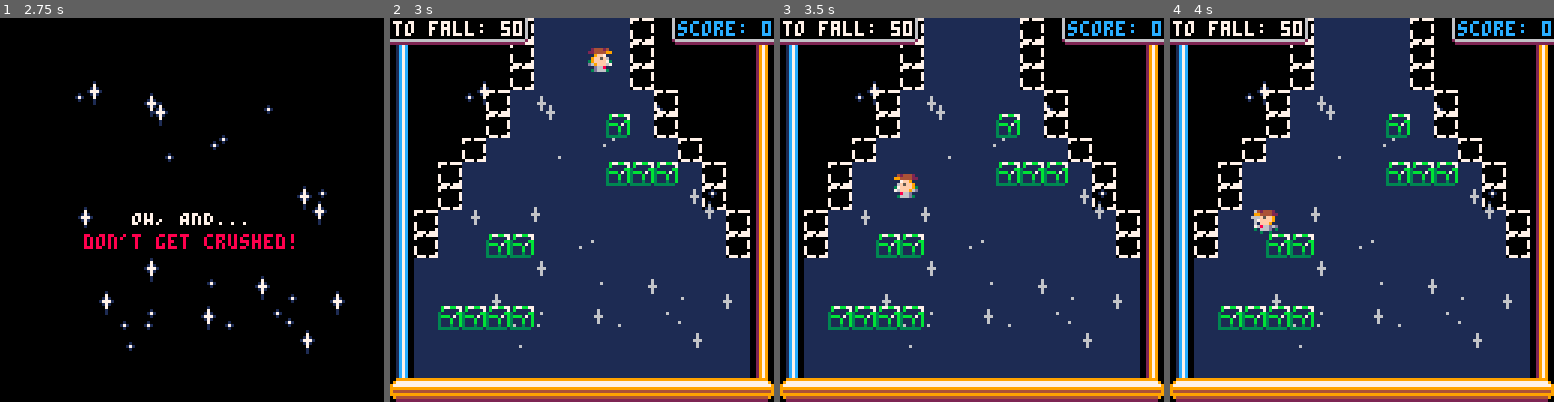
Above: before the commit, frames 1-4 (left to right).
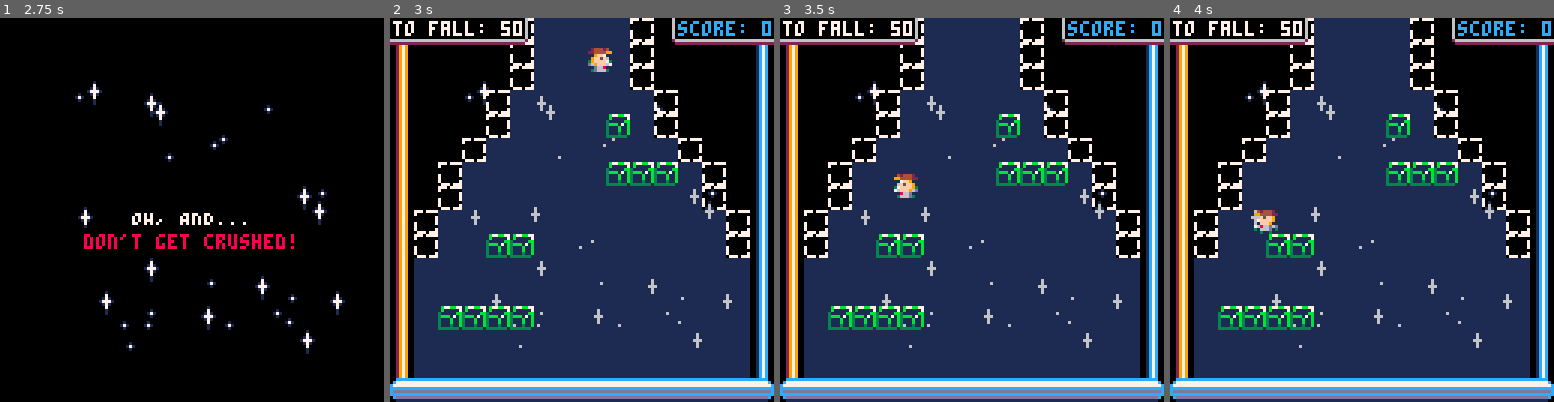
Above: after the commit, the same moments.

Repository: charlie-wt/timefall
Game: PICO-8 cartridge game.p8
Two runs of this game, one before a commit and one after it. Both use one fixed random seed, a clock stepped at 60 frames per second and the inputs below.
Inputs:
- Up to frame 1 (2.75 s): tap X (X key) at 0.33, 1.07, 1.85 s; tap O (Z key) at 0.7, 1.7, 2.1, 2.5 s; hold Right 1.6-2.1 s; hold Up 2.15-2.42 s; hold Right from 2.47 s (still down)
- Up to frame 2 (3 s): keep holding Right; tap O (Z key) at 2.9 s; tap X (X key) at 2.97 s
- Up to frame 3 (3.5 s): release Right at 3.03 s; hold Left from 3.08 s (still down); tap O (Z key) at 3.3 s
- Up to frame 4 (4 s): release Left at 3.58 s; tap O (Z key) at 3.7 s

Frame 1 is identical in both runs. In frame 2, 8.7% of the frame differs, in the area x 0-100%, y 7-100%; in frame 3, 8.7%; in frame 4, 8.7%.

Commit message:
fully modularise initialising, updating & drawing all scenes

Diff:
--- a/game.p8
+++ b/game.p8
@@ -12,11 +12,32 @@
 
 autobg = false
 state = {
-	-- possible values: title, intro, gameplay, flipping, lose
 	scene = "intro",
 	score_before_current_flip = 0,
 	num_stars = 30,
 	stars = {},
+
+	-- (if scene doesn't have function, silently skip)
+	try_call_on_scene = function(self, scene_name, fn_name, ...)
+		local sc = self[scene_name]
+		assert(sc ~= nil, "no such scene "..scene_name)
+		if sc[fn_name] ~= nil then
+			sc[fn_name](sc, ...)
+		else
+			printh(scene_name.." has no handler "..fn_name)
+		end
+	end,
+
+	try_call_on_current_scene = function(self, fn_name, ...)
+		return self:try_call_on_scene(self.scene, fn_name, ...)
+	end,
+
+	-- varargs are forwarded to `state[new_scene_name]:init`
+	switch_to_scene = function(self, new_scene_name, ...)
+		self:try_call_on_scene(new_scene_name, "init", ...)
+		self.scene = new_scene_name
+	end,
+
 	intro = {
 		total_stages = 8,
 		next_page_timeout = 1,
@@ -49,8 +70,7 @@
 				self.holding = true
 				self.sequence_idx += 1
 				if self.sequence_idx > self.total_stages then
-					state.scene = "gameplay"
-					state.gameplay:init()
+					state:switch_to_scene("gameplay", true)
 					return
 				end
 				self.t_started_this_page = now
@@ -136,6 +156,58 @@
 			else
 				return {x=16, y=16}
 			end
+		end,
+
+		update = function(self)
+			player:update()
+
+			-- check if we need to flip, while trying to avoid immediately flipping
+			-- after starting a new iteration
+			if player.pos.y < 0 then
+				if self.has_entered_field then
+					flip_hourglass()
+					return
+				end
+			elseif not self.has_entered_field then
+				self.has_entered_field = true
+			end
+
+			sand:update()
+
+			-- check for if the player has lost due to running out of sand
+			local now = time()
+			if sand:pieces_remaining() <= 0 and self.t_ran_out_of_sand == nil then
+				self.t_ran_out_of_sand = now
+			end
+			if self.t_ran_out_of_sand ~= nil and
+			   now - self.t_ran_out_of_sand > self.ran_out_of_sand_timeout_seconds then
+				lose("ran out of sand!")
+			end
+		end,
+
+		draw = function(self)
+			cls(0)
+			draw_stars()
+
+			-- map
+			local map_location = self:cam_pos_tiles()
+			map(map_location.x, map_location.y, 0, 0, 128, 128)
+
+			draw_stars_foreground()
+
+			platforms:draw()
+			sand:draw_sand()
+			player:draw()
+
+			-- ui text
+			local left_len = sand:draw_pieces_remaining(0, 9999)
+			draw_ui_box({x=0, y=0}, left_len + 1, 7)
+			sand:draw_pieces_remaining(1, 1)
+
+			local score_txt = "score: "..total_score()
+			local score_len = lnpx(score_txt)
+			draw_ui_box({x=128 - score_len - 1, y=0}, score_len + 1, 7)
+			print(score_txt, 128 - score_len, 1, 12)
 		end
 	},
 	flipping = {
@@ -157,6 +229,23 @@
 			else
 				return 1-res
 			end
+		end,
+
+		update = function(self)
+			if self:progress() < 0 or self:progress() > 1 then
+				state:switch_to_scene("gameplay", not self.bottom_to_top)
+			end
+		end,
+
+		draw = function(self)
+			cls(0)
+			draw_stars()
+			local y_off = -(1 - cos(self:progress()/2))/2
+			local y_off_total_amt = 128
+			camera(-64, -64 - y_off_total_amt*y_off)
+			draw_hourglass_top()
+			draw_hourglass_bottom()
+			camera(0, 0)
 		end
 	},
 	lose = {
@@ -299,8 +388,7 @@
 
 function _init()
 	initialise_stars()
-	state.scene = "intro"
-	state.intro:init()
+	state:switch_to_scene("intro")
 end
 
 function total_score()
@@ -310,48 +398,15 @@
 function flip_hourglass()
 	state.score_before_current_flip += sand.pieces_spawned
 
-	state.flipping:init(state.gameplay.bottom_is_bottom)
-	state.scene = "flipping"
+	state:switch_to_scene("flipping", state.gameplay.bottom_is_bottom)
 end
 
 function lose(reason)
-	state.scene = "lose"
-	state.lose:init(reason)
+	state:switch_to_scene("lose", reason)
 end
 
 function _update()
-	if state.scene == "intro" then
-		state.intro:update()
-	elseif state.scene == "gameplay" then
-		player:update()
-
-		if player.pos.y < 0 then
-			if state.gameplay.has_entered_field then
-				flip_hourglass()
-				return
-			end
-		elseif not state.gameplay.has_entered_field then
-			state.gameplay.has_entered_field = true
-		end
-
-		sand:update()
-
-		local now = time()
-		if sand:pieces_remaining() <= 0 and state.gameplay.t_ran_out_of_sand == nil then
-			state.gameplay.t_ran_out_of_sand = now
-		end
-		if state.gameplay.t_ran_out_of_sand ~= nil and
-		   now - state.gameplay.t_ran_out_of_sand > state.gameplay.ran_out_of_sand_timeout_seconds then
-			lose("ran out of sand!")
-		end
-	elseif state.scene == "flipping" then
-		if state.flipping:progress() < 0 or state.flipping:progress() > 1 then
-			state.gameplay:init(not state.flipping.bottom_to_top)
-			state.scene = "gameplay"
-		end
-	elseif state.scene == "lose" then
-		state.lose:update()
-	end
+	state:try_call_on_current_scene("update")
 end
 
 function draw_ui_box(pos, width, height)
@@ -369,48 +424,7 @@
 end
 
 function _draw()
-	if state.scene == "intro" then
-		state.intro:draw()
-	elseif state.scene == "gameplay" then
-		cls(0)
-		draw_stars()
-
-		-- map
-		local map_location = state.gameplay:cam_pos_tiles()
-		map(map_location.x, map_location.y, 0, 0, 128, 128)
-
-		draw_stars_foreground()
-
-		-- platforms
-		platforms:draw()
-
-		-- sand
-		sand:draw_sand()
-
-		-- player
-		player:draw()
-
-		-- ui text
-		local left_len = sand:draw_pieces_remaining(0, 9999)
-		draw_ui_box({x=0, y=0}, left_len + 1, 7)
-		sand:draw_pieces_remaining(1, 1)
-
-		local score_txt = "score: "..total_score()
-		local score_len = lnpx(score_txt)
-		draw_ui_box({x=128 - score_len - 1, y=0}, score_len + 1, 7)
-		print(score_txt, 128 - score_len, 1, 12)
-	elseif state.scene == "flipping" then
-		cls(0)
-		draw_stars()
-		local y_off = -(1 - cos(state.flipping:progress()/2))/2
-		local y_off_total_amt = 128
-		camera(-64, -64 - y_off_total_amt*y_off)
-		draw_hourglass_top()
-		draw_hourglass_bottom()
-		camera(0, 0)
-	elseif state.scene == "lose" then
-		state.lose:draw()
-	end
+	state:try_call_on_current_scene("draw")
 end
 __gfx__
 00000000024444900244424002444240024442400244424002444240000000000000000000000000000000000000000000000000000000000000000000000000
